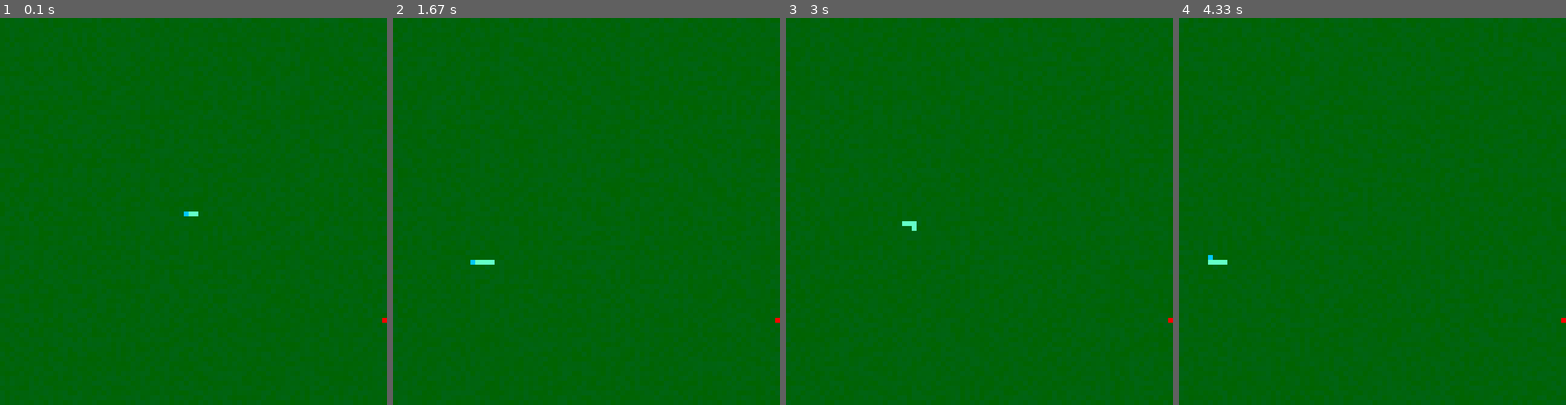
Above: before the commit, frames 1-4 (left to right).
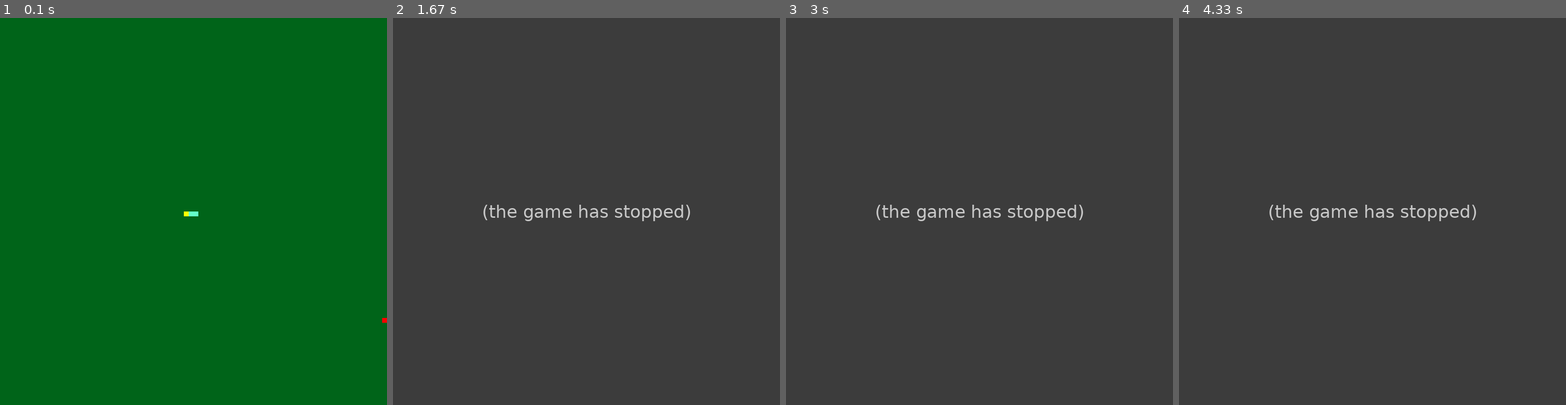
Above: after the commit, the same moments.

Repository: EsWees/MA-docs
Game: pygame game, started from Snake.py
Same seed, same stepped clock (60 frames per second), same inputs: the game is played once before the commit and once after it.
Inputs:
- Up to frame 1 (0.1 s): no input
- Up to frame 2 (1.67 s): hold Left 0.33-0.87 s; hold Down 0.9-1.37 s; hold Left from 1.4 s (still down)
- Up to frame 3 (3 s): release Left at 1.8 s; hold Up 1.83-2.2 s; hold Right 2.23-2.87 s; hold Down from 2.9 s (still down)
- Up to frame 4 (4.33 s): release Down at 3.27 s; hold Left 3.3-3.77 s; hold Up from 4.3 s (still down)

The runs differ from the first frame. In frame 1, 4.8% of the frame differs, in the area x 1-99%, y 0-100%; in frame 2, 100%, in the area x 0-100%, y 0-100%; in frame 3, 100%; in frame 4, 100%.
Error after the commit: NameError: name 'snake' is not defined (Snake.py line 185); the game stopped at 0.35 s (later frames are placeholders)

Commit message:
Add ai_move :D

Diff:
--- a/Snake.py
+++ b/Snake.py
@@ -24,6 +24,7 @@
 
 parser = argparse.ArgumentParser(description='The Python Snake game')
 parser.add_argument('-a', '--auto', action='store_const', const=True, help='Try to play in auto mode')
+parser.add_argument('-d', '--dynamic', action='store_const', const=True, default=False, help='Set dynamic background')
 
 args = parser.parse_args()
 
@@ -58,14 +59,17 @@
             FIELD_ITEM_WIDTH,
             FIELD_ITEM_HEIGHT
         ))
-        self.surf.fill((0, 0, 255))
         self.rect = self.surf.get_rect()
+        self.color = (100, 255, 200) # Light blue
+        self.surf.fill(self.color)
+        self.x, self.y = x, y
+        self.position = x, y
 
         self.length = length
-        SCREEN_MAP[x][y] = self.length
-        self.x, self.y = x, y
         self.movements = [self.move_right, self.move_left, self.move_up, self.move_down]
         self.move = choice(self.movements)
+
+        SCREEN_MAP[x][y] = self.length
 
     def step(self):
         SCREEN_MAP[self.x][self.y] = self.length - 1
@@ -79,11 +83,12 @@
         else:
             self.move()
 
+        self.position = self.x, self.y
+
     def get_position(self):
         return self.x * FIELD_ITEM_WIDTH, self.y * FIELD_ITEM_HEIGHT
 
     def move_up(self) -> tuple:
-        self.move = self.move_up
         if 0 < self.y and SCREEN_MAP[self.x][self.y - 1] < 1:
             self.y -= 1
         elif SCREEN_MAP[self.x][self.y - 1] > 1:
@@ -93,7 +98,6 @@
         return self.x, self.y
 
     def move_down(self) -> tuple:
-        self.move = self.move_down
         if self.y < FIELD_WIDTH - 1 and SCREEN_MAP[self.x][self.y + 1] < 1:
             self.y += 1
         elif SCREEN_MAP[self.x][self.y + 1] > 1:
@@ -103,7 +107,6 @@
         return self.x, self.y
 
     def move_left(self) -> tuple:
-        self.move = self.move_left
         if 0 < self.x and SCREEN_MAP[self.x - 1][self.y] < 1:
             self.x -= 1
         elif SCREEN_MAP[self.x - 1][self.y] > 1:
@@ -113,7 +116,6 @@
         return self.x, self.y
 
     def move_right(self) -> tuple:
-        self.move = self.move_right
         if self.x < FIELD_HEIGHT - 1 and SCREEN_MAP[self.x + 1][self.y] < 1:
             self.x += 1
         elif SCREEN_MAP[self.x + 1][self.y] > 1:
@@ -123,15 +125,16 @@
         return self.x, self.y
 
     def auto_move(self) -> tuple:
-        if self.x < FIELD_HEIGHT and SCREEN_MAP[self.x + 1][self.y] < 1:
+        if self.x +1 < FIELD_HEIGHT and SCREEN_MAP[self.x + 1][self.y] < 1:
             self.x += 1
-        elif 0 < self.x and SCREEN_MAP[self.x - 1][self.y] > 1:
+        elif 0 < self.x -1 and SCREEN_MAP[self.x - 1][self.y] > 1:
             self.x -= 1
-        elif self.y < FIELD_WIDTH and SCREEN_MAP[self.x][self.y + 1] > 1:
+        elif self.y +1 < FIELD_WIDTH and SCREEN_MAP[self.x][self.y + 1] > 1:
             self.y += 1
-        elif 0 < self.y and SCREEN_MAP[self.x][self.y - 1] < 1:
+        elif 0 < self.y -1 and SCREEN_MAP[self.x][self.y - 1] < 1:
             self.y -= 1
         return self.x, self.y
+
 
 
 # Define a Dot object as a sprite
@@ -155,7 +158,11 @@
             x, y = randint(0, FIELD_WIDTH - 1), randint(0, FIELD_HEIGHT - 1)
             SCREEN_MAP[x][y] = -1
 
-        self.position = [FIELD_ITEM_WIDTH * x, FIELD_ITEM_HEIGHT * y]
+        self.x, self.y = x, y
+        self.position = x, y
+
+    def get_position(self):
+        return self.x * FIELD_ITEM_WIDTH, self.y * FIELD_ITEM_HEIGHT
 
 
 # Event handler
@@ -163,7 +170,7 @@
     # process events
     for event in pygame.event.get():
         # if key pressed
-        if event.type == KEYDOWN:
+        if event.type == KEYDOWN and not args.auto:
             # ESC event
             if event.key == K_ESCAPE:
                 return False
@@ -185,10 +192,6 @@
     return True
 
 
-# Setup Snake
-snake = Snake(FIELD_WIDTH // 2, FIELD_HEIGHT // 2)
-
-
 def main():
     """
     the main function. The Snake game
@@ -204,31 +207,58 @@
     # Setup Target
     target = Dot()
 
+    # Setup Snake
+    snake = Snake(FIELD_WIDTH // 2, FIELD_HEIGHT // 2)
+
+    def ai_move(tgt, snk) -> tuple:
+        tx, ty = tgt
+        sx, sy = snk
+        if tx > sx:
+            return sx + 1, sy
+        elif tx < sx:
+            return sx - 1, sy
+        elif ty > sy:
+            return sx, sy + 1
+        elif ty < sy:
+            return sx, sy - 1
+
     # main loop
     while event_processing():
-        snake.step()
+        if args.auto:
+            snake.x, snake.y = ai_move(target.position, snake.position)
+            snake.position = snake.x, snake.y
+            SCREEN_MAP[snake.x][snake.y] = snake.length - 1
+        else:
+            snake.step()
+
+        if target.position == snake.position:
+            target = Dot()
+            snake.length += 5
+            global SPEED
+            SPEED /= 1.1
 
         # Screen filling
-        screen.fill((255, 255, 255))
-
-        for i in range(FIELD_WIDTH):
-            for j in range(FIELD_HEIGHT):
-                # Background
-                point.fill((0, randint(99, 100), randint(0, 20)))
-                screen.blit(point, [FIELD_ITEM_WIDTH * i, FIELD_ITEM_HEIGHT * j])
-
-                # Draw the dot target
-                if SCREEN_MAP[i][j] == -1:
-                    screen.blit(target.surf, target.position)
-
-                # Draw the snake
-                if SCREEN_MAP[i][j] == snake.length - 1:
-                    snake.surf.fill((0, 200, 255))
+        screen.fill((0, 100, 25))
+        screen.blit(target.surf, target.get_position())
+
+        for i in range(0, FIELD_WIDTH):
+            for j in range(0, FIELD_HEIGHT):
+                if args.dynamic:
+                    # Dynamic background
+                    point.fill((0, randint(90, 100), 20))
+                    screen.blit(point, [FIELD_ITEM_WIDTH * i, FIELD_ITEM_HEIGHT * j])
+                    # Draw the dot target if you using the Dynamic background
+                    if SCREEN_MAP[i][j] == -1:
+                        screen.blit(target.surf, target.get_position())
+
+                # Snake head
+                if (i, j) == snake.position:
+                    snake.surf.fill((255, 255, 0)) # Yellow
                     screen.blit(snake.surf, snake.get_position())
 
                 # Snake tail control
-                if SCREEN_MAP[i][j] > 0:
-                    point.fill((100, 255, 200))
+                if SCREEN_MAP[i][j] >= 0:
+                    point.fill(snake.color)
                     screen.blit(point, [FIELD_ITEM_WIDTH * i, FIELD_ITEM_HEIGHT * j])
                     SCREEN_MAP[i][j] -= 1
 
